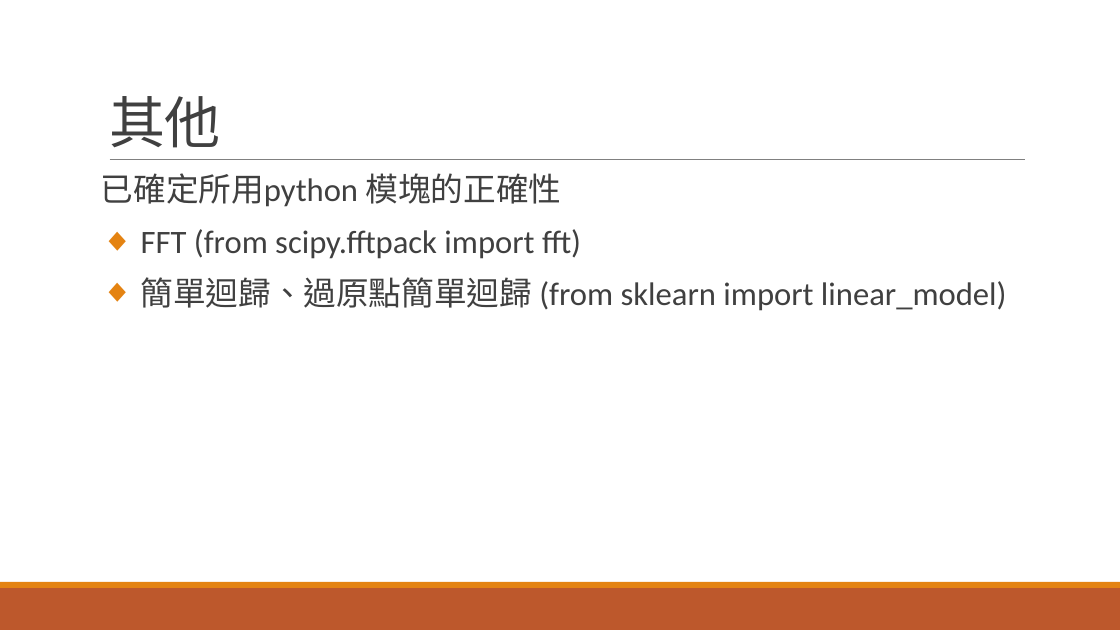
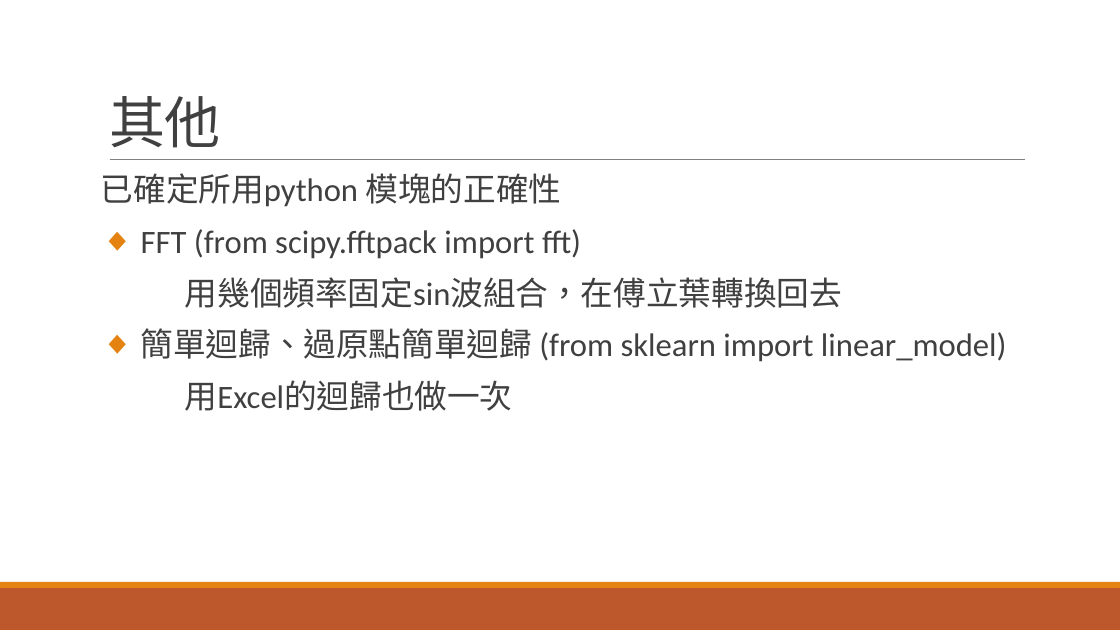
Before and after one commit to r889165/BackUpThesis, a slide deck: slide 7 of Geophone_Calibration/地聲儀求參數.pptx (slide 6 before the commit). Drawn at 1120x630 pixels with LibreOffice and Linux fonts; fonts in the diff are those of the drawing. Boxes give left, top, right and bottom in pixels: in the first picture for what was removed or moved away, otherwise in the second. Text is boxed around its words. In the diff, an @@ line names an element or a change of style, - is before the commit and + after.

Commit message:
幾乎完成，差做一個真實實驗的資料

```diff
--- a/Geophone_Calibration/地聲儀求參數.pptx
+++ b/Geophone_Calibration/地聲儀求參數.pptx
@@ text at [185,277,842,308]: paragraph added @@
+用幾個頻率固定sin波組合，在傅立葉轉換回去
@@ text at [185,380,513,411]: paragraph added @@
+用Excel的迴歸也做一次
```
Also in this commit, not shown: 4 other slides changed, 8 slides added, 1 slide removed, 3 other files.
